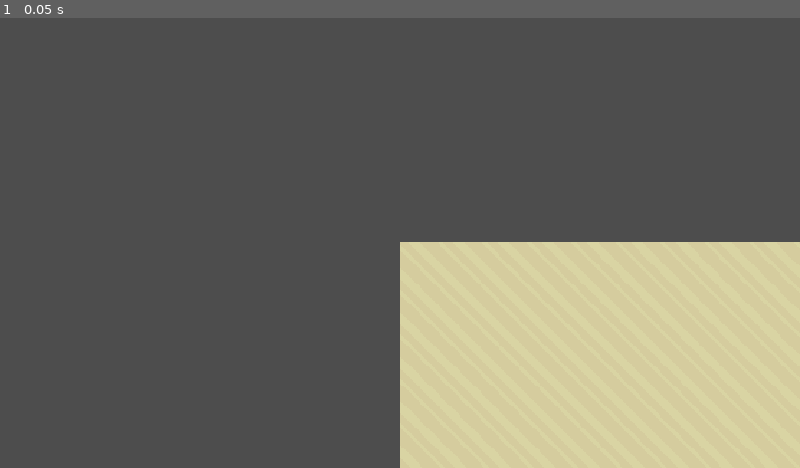
Above: before the commit, frame 1.
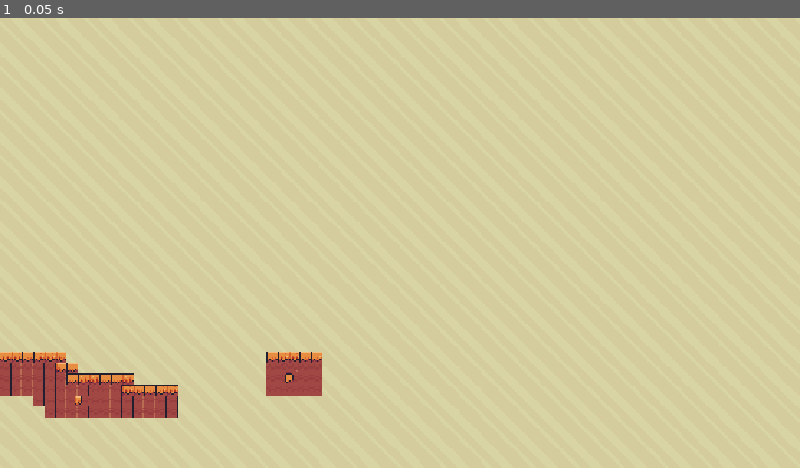
Above: after the commit, the same moment.

Repository: AtmosphereFHC/Haven-project-rahhh
Game: Godot game, scene res://main.tscn
Same seed, same stepped clock (60 frames per second), same inputs: the game is played once before the commit and once after it. The project has no main scene, so this scene is started directly.
Inputs:
- Up to frame 1 (0.05 s): no input

The runs differ from the first frame. In frame 1, 75% of the frame differs, in the area x 0-100%, y 0-100%.

Commit message:
Update main.tscn

Diff:
--- a/main.tscn
+++ b/main.tscn
@@ -154,6 +154,7 @@
 sources/0 = SubResource("TileSetAtlasSource_1bvp3")
 
 [node name="Node" type="Node" unique_id=2030971030]
+metadata/_edit_vertical_guides_ = [-28916.0]
 
 [node name="TextureRect" type="TextureRect" parent="." unique_id=1008186494]
 texture_filter = 1
@@ -171,3 +172,4 @@
 layer_0/tile_data = PackedInt32Array(1966081, 393216, 4, 1966082, 393216, 4, 1966083, 393216, 4, 1966084, 393216, 4, 19 …(1637 unchanged characters)…
 
 [node name="Camera2D" type="Camera2D" parent="." unique_id=1691018541]
+anchor_mode = 0
